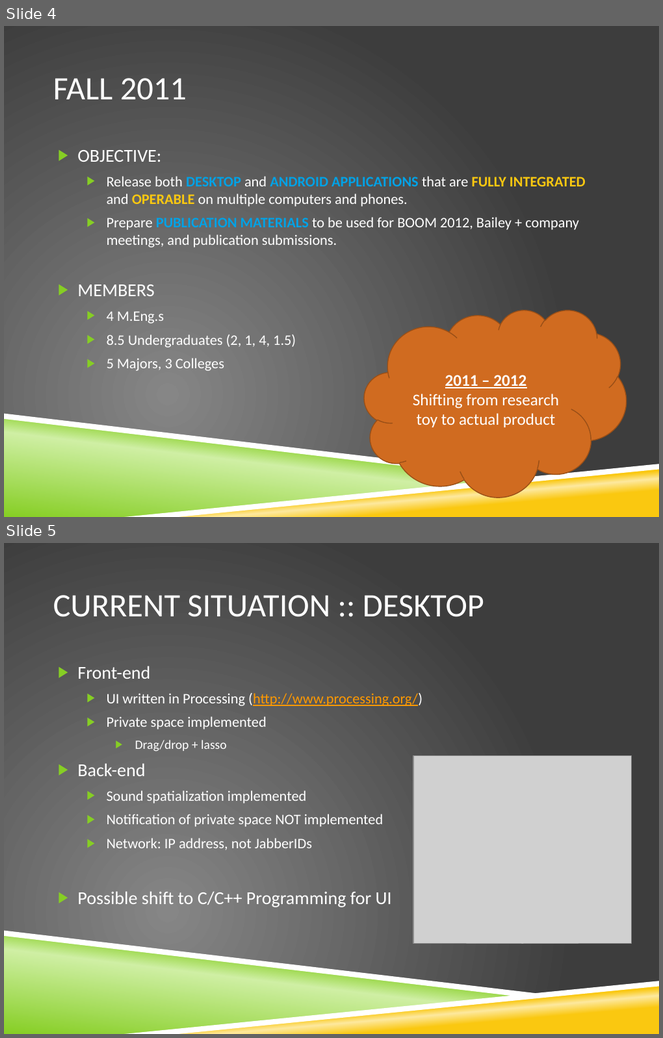
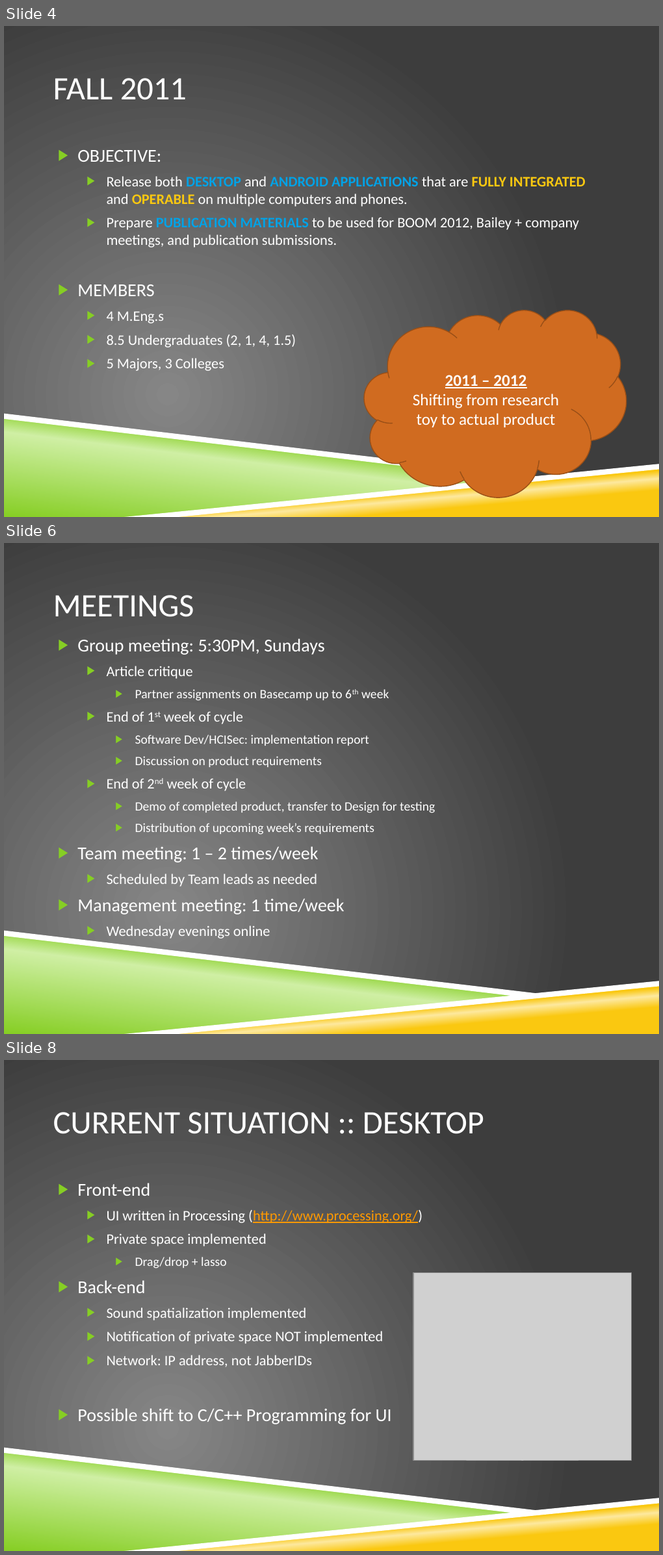
Before and after one commit to OpenComm/OpenComm-Group, a slide deck: MeetingInfo/OpenCommGroup_2011.09.22.pptx. Shown one above the other, each under a label of ours: slides 4 and 5 before the commit, slides 4, 6 and 8 after it; the slides between them are not shown. The pictures are 663x1038 and 663x1555 pixels, drawn with LibreOffice and Linux fonts; fonts in the diff are those of the drawing; grey boxes stand for pictures; background and template pictures are left out. Boxes give left, top, right and bottom in pixels: in the first picture for what was removed or moved away, otherwise in the second. Text is boxed around its words. In the diff, an @@ line names an element or a change of style, - is before the commit and + after.

```diff
--- a/MeetingInfo/OpenCommGroup_2011.09.22.pptx
+++ b/MeetingInfo/OpenCommGroup_2011.09.22.pptx
@@ slide 6 added at box(4, 543, 659, 1034), background picture (left out); not listed: 4 template elements that a slide beside it also shows @@
@@ title added at box(53, 595, 194, 617), 36 pt, text #FFFFFF @@
+MEETINGS
@@ text added at box(77, 639, 435, 939), 14 pt, text #FFFFFF @@
+▶ Group meeting: 5:30PM, Sundays
+  ▶ Article critique
+    ▶ Partner assignments on Basecamp up to 6th week
+  ▶ End of 1st week of cycle
+    ▶ Software Dev/HCISec: implementation report
+    ▶ Discussion on product requirements
+  ▶ End of 2nd week of cycle
+    ▶ Demo of completed product, transfer to Design for testing
+    ▶ Distribution of upcoming week’s requirements
+▶ Team meeting: 1 – 2 times/week
+  ▶ Scheduled by Team leads as needed
+▶ Management meeting: 1 time/week
+  ▶ Wednesday evenings online
@@ what was slide 5 is now slide 8 @@
```
Also in this commit, not shown: 1 slide changed, 2 other slides added, 1 slide removed, 1 other file.
